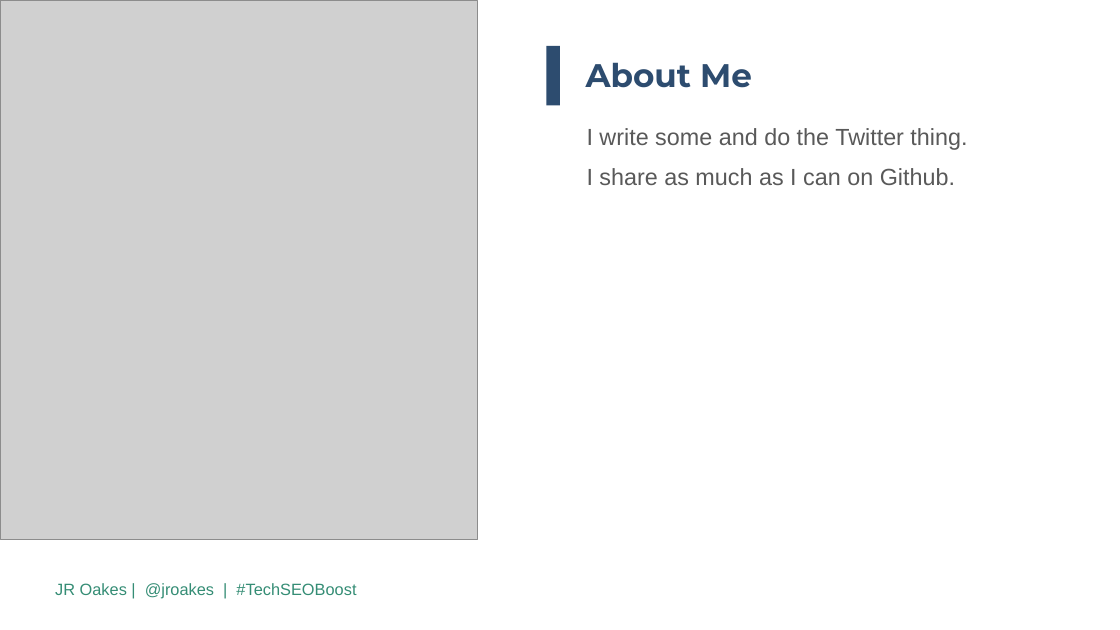
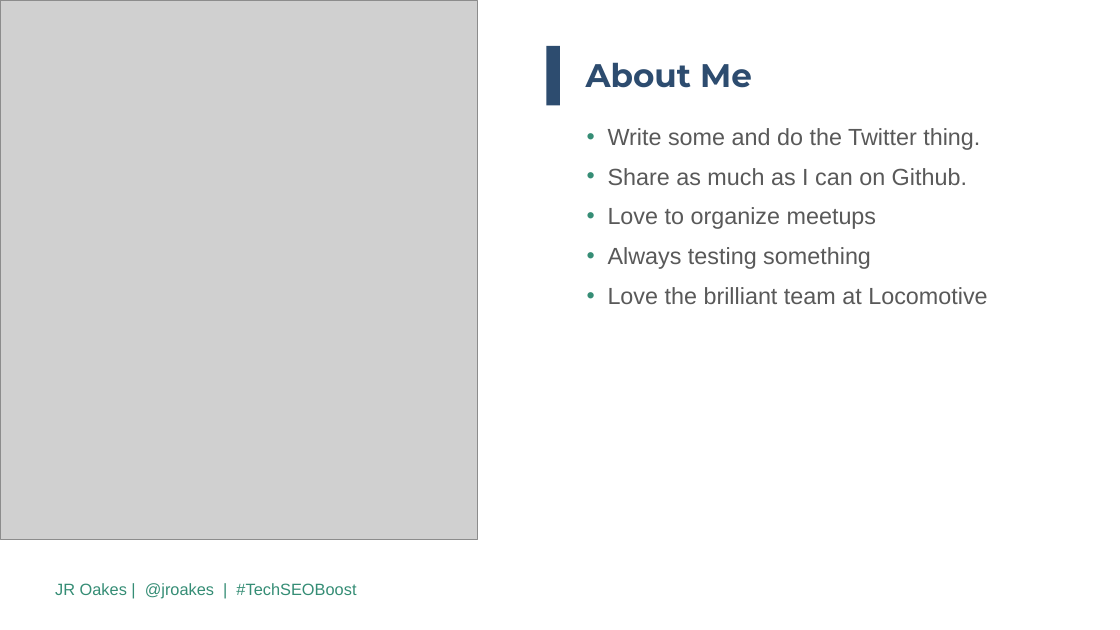
Before and after one commit to jroakes/tech-seo-crawler, a slide deck: slide 3 of etc/2019 TechSEO Boost PPT Template.revJR.pptx. Drawn at 1120x630 pixels with LibreOffice and Linux fonts; fonts in the diff are those of the drawing; grey boxes stand for pictures; background and template pictures are left out. Boxes give left, top, right and bottom in pixels: in the first picture for what was removed or moved away, otherwise in the second. Text is boxed around its words. In the diff, an @@ line names an element or a change of style, - is before the commit and + after.

```diff
--- a/etc/2019 TechSEO Boost PPT Template.revJR.pptx
+++ b/etc/2019 TechSEO Boost PPT Template.revJR.pptx
@@ text at bbox=[608, 128, 987, 304]: text changed @@
-I write some and do the Twitter thing.
-I share as much as I can on Github.
+• Write some and do the Twitter thing.
+• Share as much as I can on Github.
+• Love to organize meetups
+• Always testing something
+• Love the brilliant team at Locomotive
```
Also in this commit, not shown: 2 other slides changed, 3 slides added, 2 slides removed, 4 other files.
